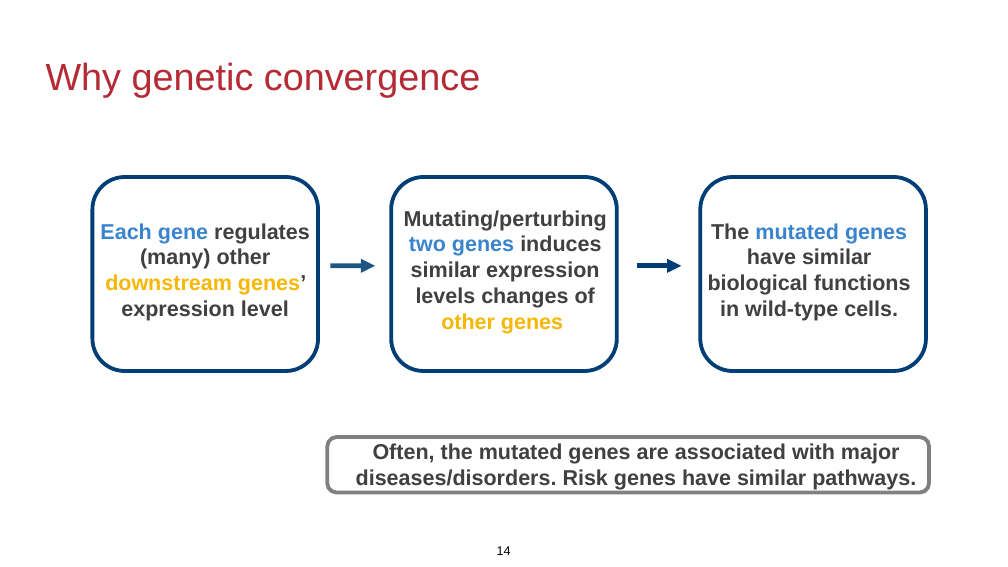
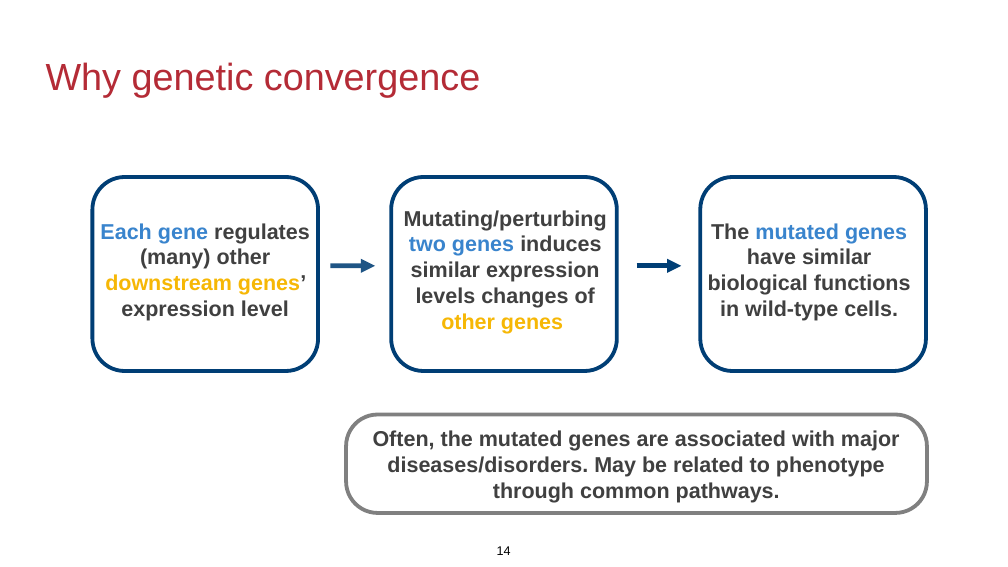
Before and after one commit to terrytianyuzhang/genetic_convergence, a slide deck: slide 14 of presentation/EcoStat2025.pptx. Drawn at 1008x567 pixels with LibreOffice and Linux fonts; fonts in the diff are those of the drawing. Boxes give left, top, right and bottom in pixels: in the first picture for what was removed or moved away, otherwise in the second. Text is boxed around its words. In the diff, an @@ line names an element or a change of style, - is before the commit and + after.

```diff
--- a/presentation/EcoStat2025.pptx
+++ b/presentation/EcoStat2025.pptx
@@ rounded rectangle: place and size @@
-rounded rectangle at <box>327,437,929,492</box>
+rounded rectangle at <box>346,415,927,513</box>
@@ rounded rectangle at <box>346,415,927,513</box>: proportions changed @@
@@ text at <box>373,430,900,503</box>: text changed @@
-Often, the mutated genes are associated with major diseases/disorders. Risk genes have similar pathways.
+Often, the mutated genes are associated with major diseases/disorders. May be related to phenotype through common pathways.
```
Also in this commit, not shown: 18 other slides changed, 15 other files.
